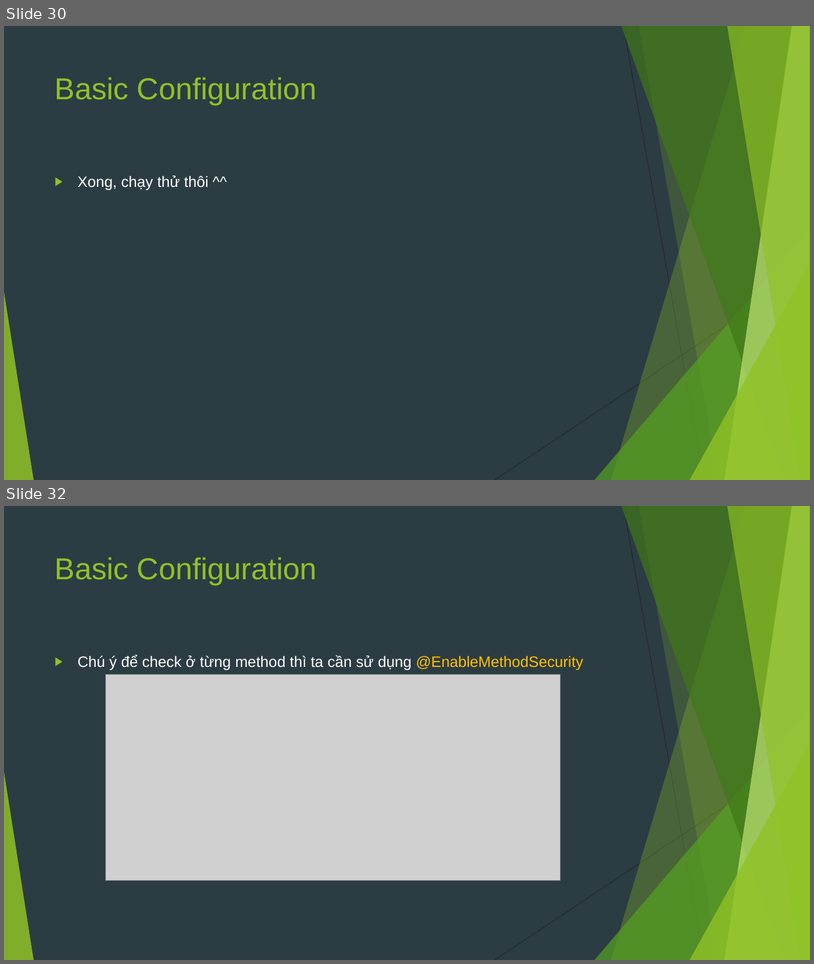
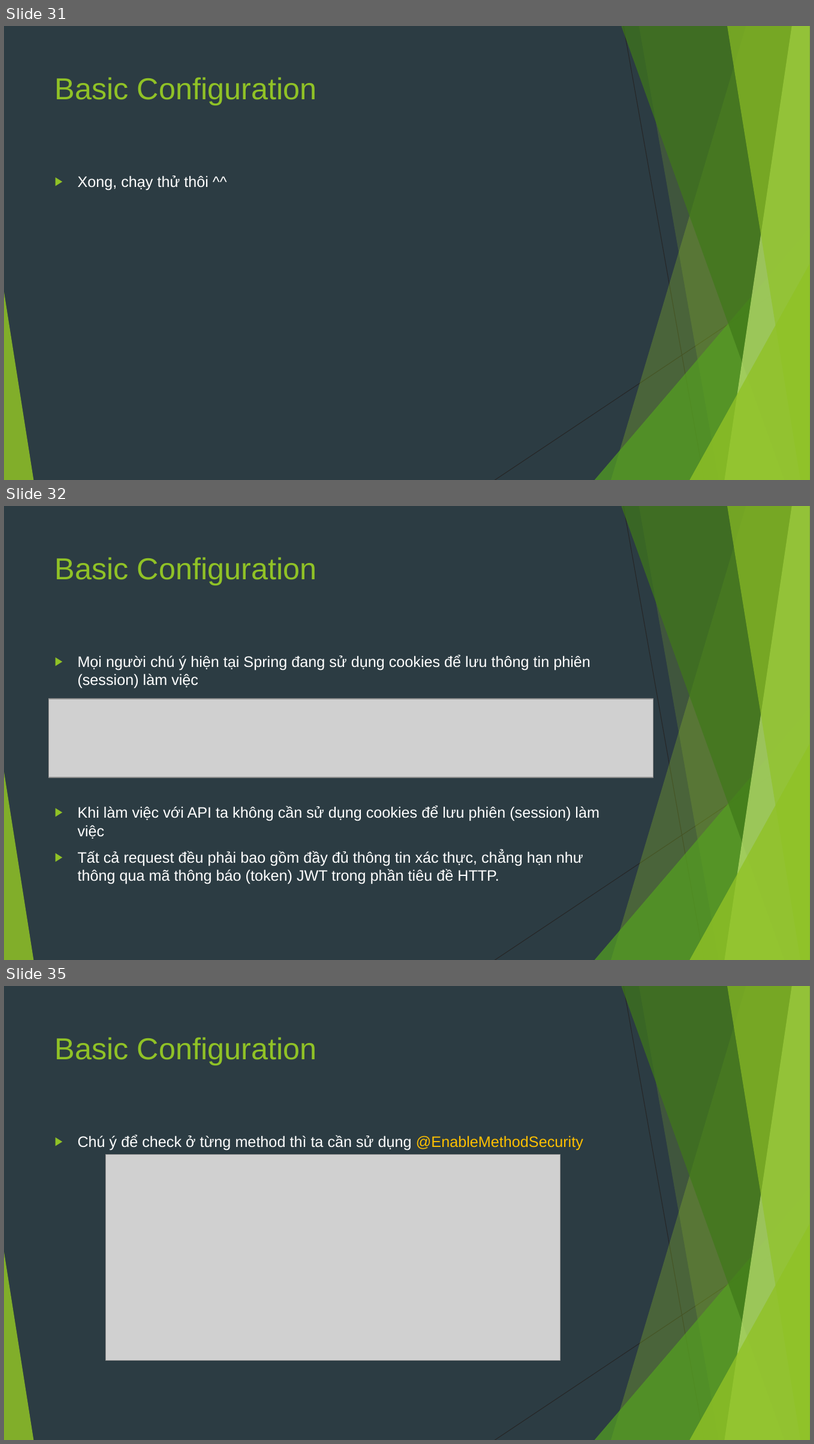
Before and after one commit to sobbingwind/SpringBoot, a slide deck: 09.Spring Security.pptx. Shown one above the other, each under a label of ours: slides 30 and 32 before the commit, slides 31, 32 and 35 after it; the slides between them are not shown. The pictures are 814x964 and 814x1444 pixels, drawn with LibreOffice and Linux fonts; fonts in the diff are those of the drawing; grey boxes stand for pictures. Boxes give left, top, right and bottom in pixels: in the first picture for what was removed or moved away, otherwise in the second. Text is boxed around its words. In the diff, an @@ line names an element or a change of style, - is before the commit and + after.

```diff
--- a/09.Spring Security.pptx
+++ b/09.Spring Security.pptx
@@ slide 32 added at (4, 506, 810, 960), background #2C3C43; not listed: 10 template elements that a slide beside it also shows @@
@@ title added at (55, 557, 317, 585), 36 pt, text #90C226 @@
+Basic Configuration
@@ text added at (78, 655, 600, 884), 18 pt, text #FFFFFF @@
+▶ Mọi người chú ý hiện tại Spring đang sử dụng cookies để lưu thông tin phiên (session) làm việc
+▶ Khi làm việc với API ta không cần sử dụng cookies để lưu phiên (session) làm việc
+▶ Tất cả request đều phải bao gồm đầy đủ thông tin xác thực, chẳng hạn như thông qua mã thông báo (token) JWT trong phần tiêu đề HTTP.
@@ picture added at (49, 699, 653, 777) @@
@@ what was slide 30 is now slide 31 @@
@@ what was slide 32 is now slide 35 @@
```
Also in this commit, not shown: 1 slide changed, 2 other slides added.
